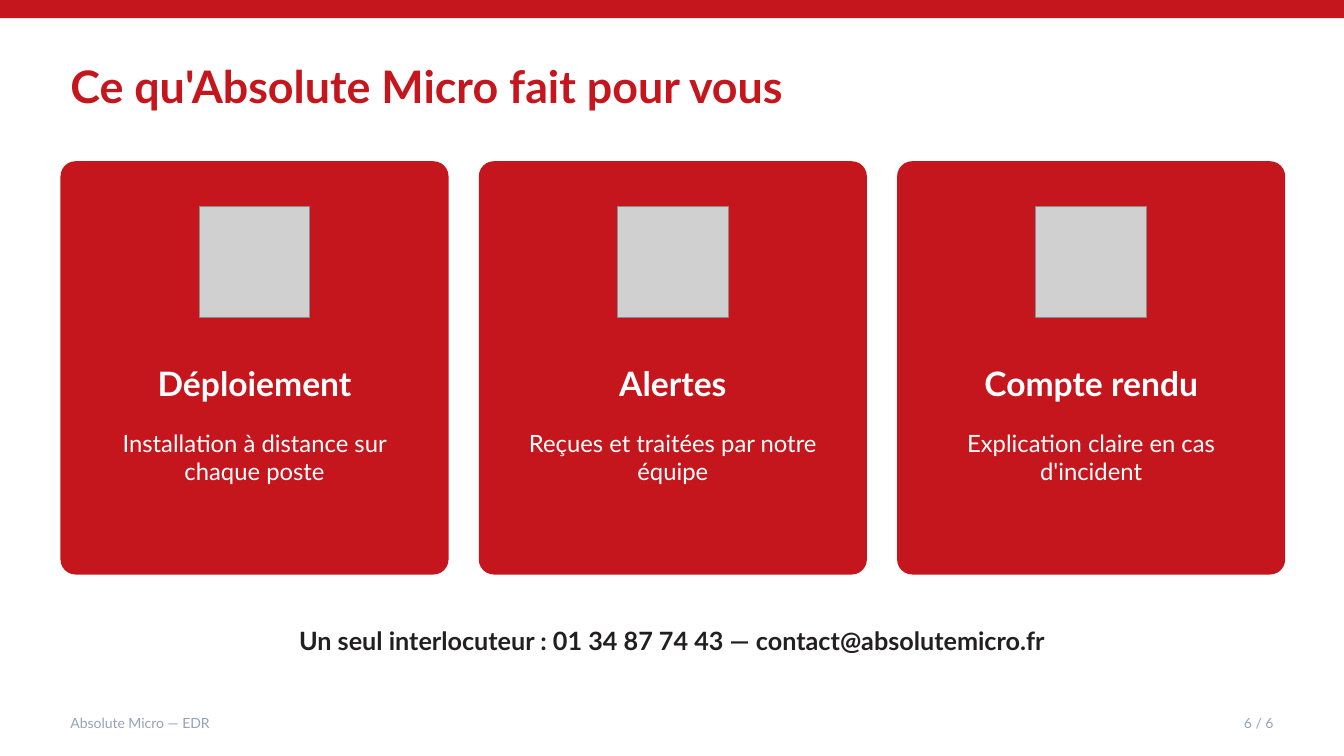
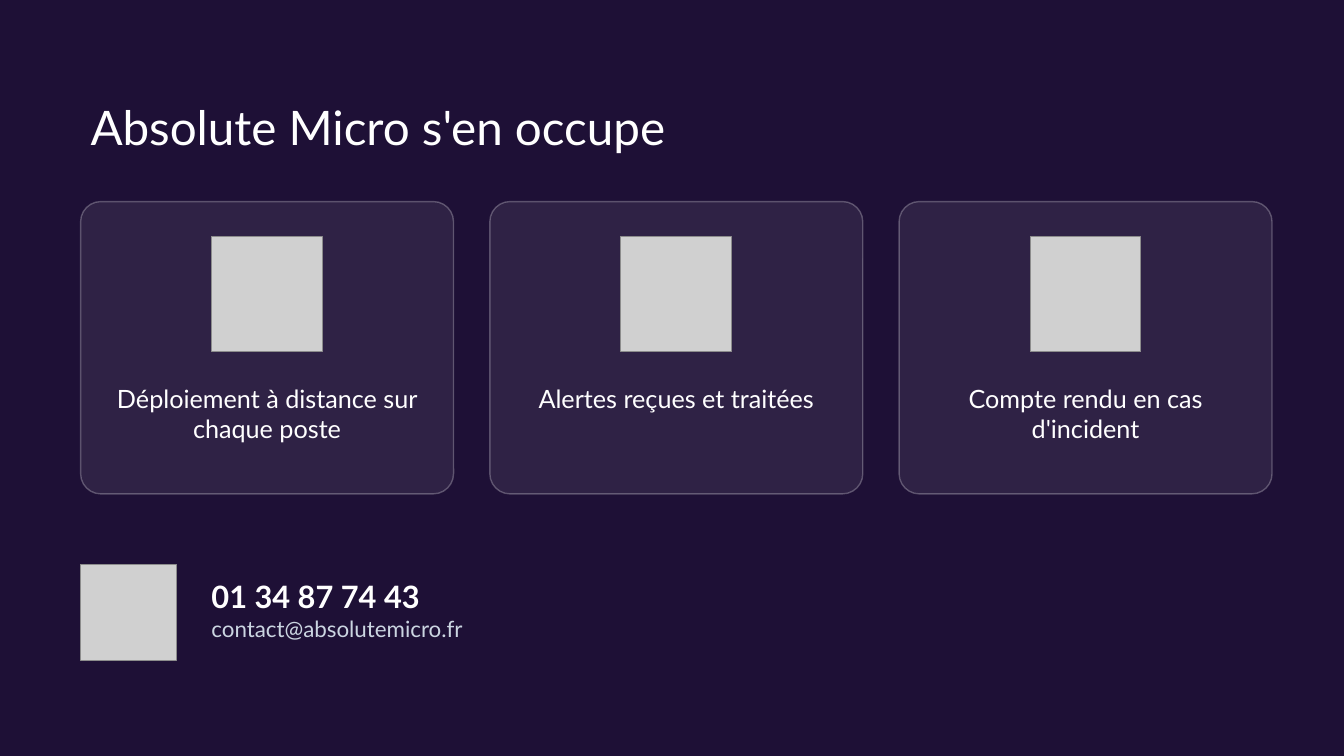
Before and after one commit to brunoflorin/absolute-devices, a slide deck: slide 8 of frontend/public/diaporamas/edr.pptx (slide 7 before the commit). Drawn at 1344x756 pixels with LibreOffice and Linux fonts; fonts in the diff are those of the drawing; grey boxes stand for pictures; background and template pictures are left out. Boxes give left, top, right and bottom in pixels: in the first picture for what was removed or moved away, otherwise in the second. Text is boxed around its words. In the diff, an @@ line names an element or a change of style, - is before the commit and + after.

```diff
--- a/frontend/public/diaporamas/edr.pptx
+++ b/frontend/public/diaporamas/edr.pptx
@@ background #FFFFFF to picture (left out) @@
@@ rectangle removed at (0, 0, 1344, 18) @@
@@ text at (91, 110, 665, 153): text changed; size 32 to 34 pt; text colour #C5161D to #FFFFFF; bold off @@
-Ce qu'Absolute Micro fait pour vous
+Absolute Micro s'en occupe
@@ fill #C5161D to #FFFFFF at 8% opacity; outline none to #FFFFFF 1 pt; proportions changed in 3 elements at (490, 202, 863, 494), (899, 202, 1272, 494), (81, 202, 454, 494) @@
@@ rounded rectangle: place and size @@
-rounded rectangle at (60, 161, 449, 575)
+rounded rectangle at (81, 202, 454, 494)
@@ picture removed at (200, 207, 311, 318) @@
@@ rounded rectangle: place and size @@
-rounded rectangle at (479, 161, 867, 575)
+rounded rectangle at (490, 202, 863, 494)
@@ rounded rectangle: place and size @@
-rounded rectangle at (897, 161, 1286, 575)
+rounded rectangle at (899, 202, 1272, 494)
@@ picture added at (212, 237, 323, 352) @@
@@ picture: place and size @@
-picture at (617, 207, 728, 318)
+picture at (621, 237, 732, 352)
@@ picture: place and size @@
-picture at (1036, 207, 1147, 318)
+picture at (1030, 237, 1141, 352)
@@ text at (117, 389, 417, 442): text changed; size 17 to 18 pt @@
-Installation à distance sur chaque poste
+Déploiement à distance sur chaque poste
@@ text removed at (158, 371, 352, 402) @@
-Déploiement
@@ text at (539, 389, 814, 412): text changed; size 17 to 18 pt @@
-Reçues et traitées par notre équipe
+Alertes reçues et traitées
@@ text removed at (619, 371, 726, 397) @@
-Alertes
@@ text at (969, 389, 1202, 438): text changed; size 17 to 18 pt @@
-Explication claire en cas d'incident
+Compte rendu en cas d'incident
@@ text removed at (984, 371, 1198, 402) @@
-Compte rendu
@@ picture added at (81, 565, 176, 660) @@
@@ text at (211, 585, 462, 640): text changed; size 18 to 16 pt; text colour #231F20 to #CBD5E1; bold off @@
-Un seul interlocuteur : 01 34 87 74 43 — contact@absolutemicro.fr
+01 34 87 74 43
+contact@absolutemicro.fr
@@ text removed at (70, 718, 209, 728) @@
-Absolute Micro — EDR
@@ text removed at (1244, 718, 1273, 728) @@
-6 / 6
```
Also in this commit, not shown: 7 slides added, 6 slides removed, 49 other files.
